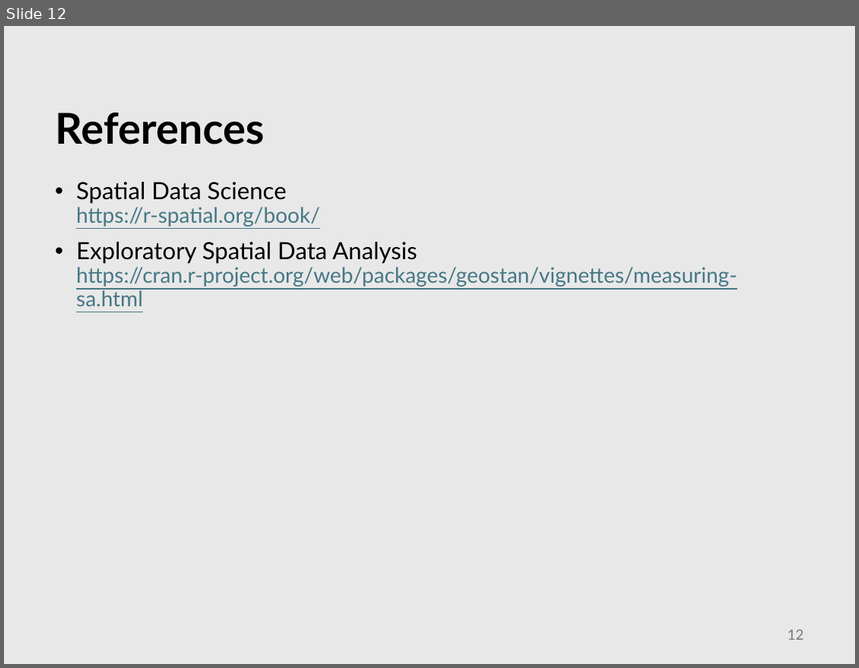
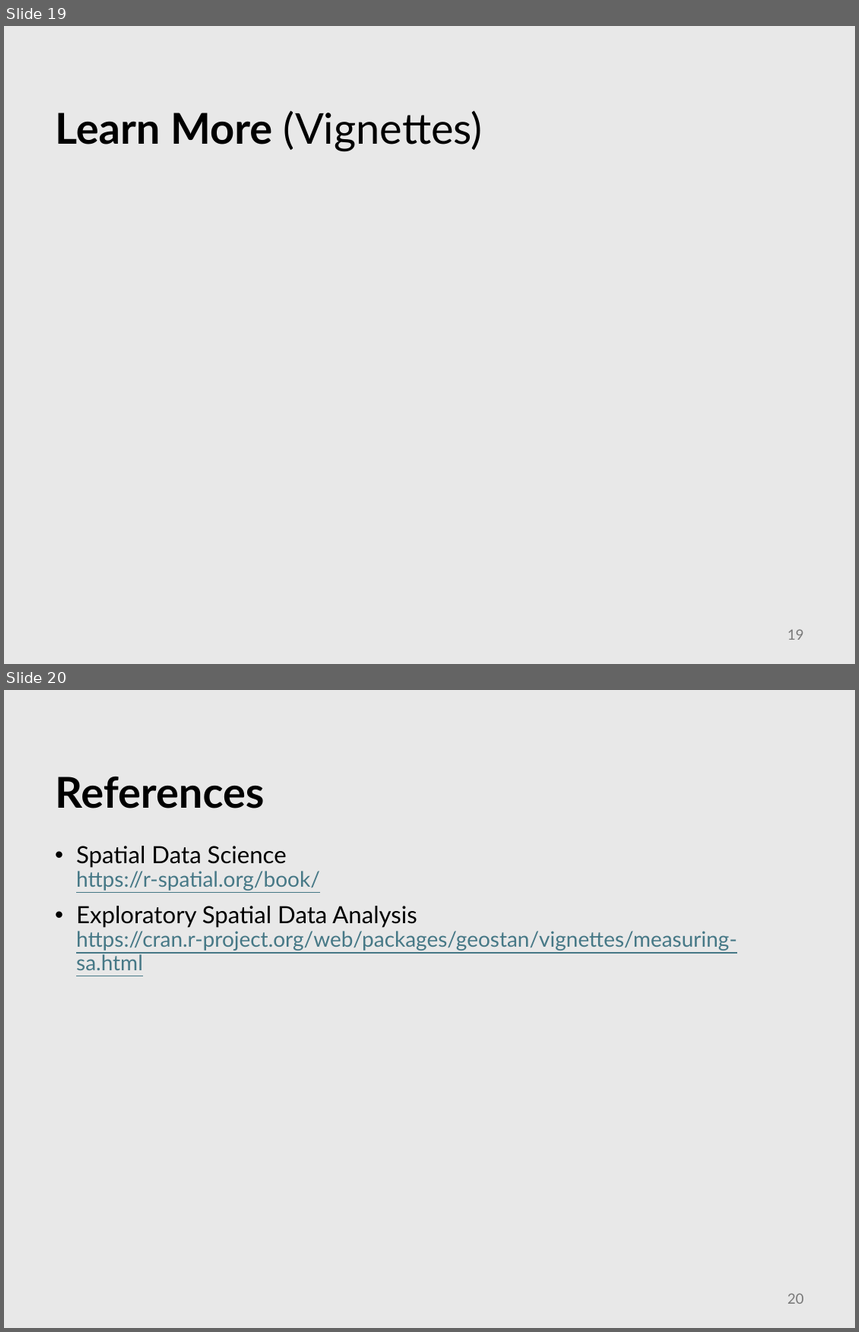
Before and after one commit to abuabara/abuabara.github.io, a slide deck: DAEN489S26/week13_slides.pptx. Shown one above the other, each under a label of ours: slide 12 before the commit, slides 19 and 20 after it. The pictures are 859x668 and 859x1332 pixels, drawn with LibreOffice and Linux fonts; fonts in the diff are those of the drawing. Boxes give left, top, right and bottom in pixels: in the first picture for what was removed or moved away, otherwise in the second. Text is boxed around its words. In the diff, an @@ line names an element or a change of style, - is before the commit and + after.

```diff
--- a/DAEN489S26/week13_slides.pptx
+++ b/DAEN489S26/week13_slides.pptx
@@ slide 19 added at (x1=4, y1=26, x2=855, y2=664), background #E8E8E8 @@
@@ title added at (x1=55, y1=110, x2=483, y2=151), 36 pt, text #000000 @@
+Learn More (Vignettes)
@@ page number added at (x1=788, y1=629, x2=804, y2=640), 12 pt, text #797979 @@
+19
@@ what was slide 12 is now slide 20 @@
@@ page number at (x1=788, y1=1293, x2=804, y2=1304): text changed @@
-12
+20
```
Also in this commit, not shown: 11 slides changed, 18 other slides added, 1 other file.
